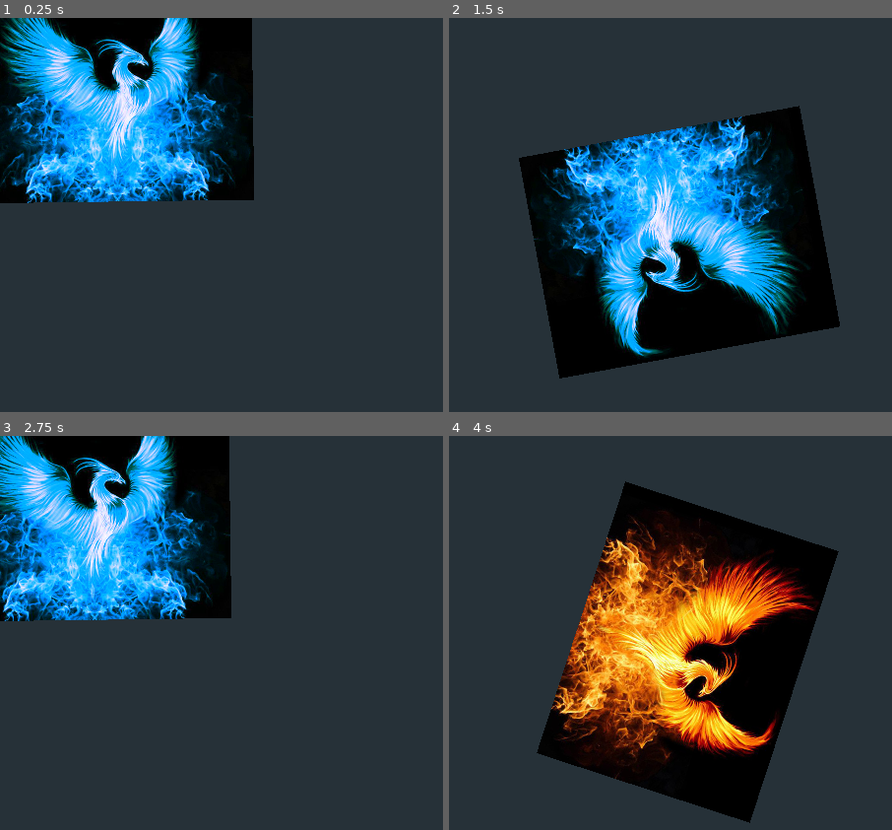
Above: before the commit, frames 1-4 (two rows, left to right).
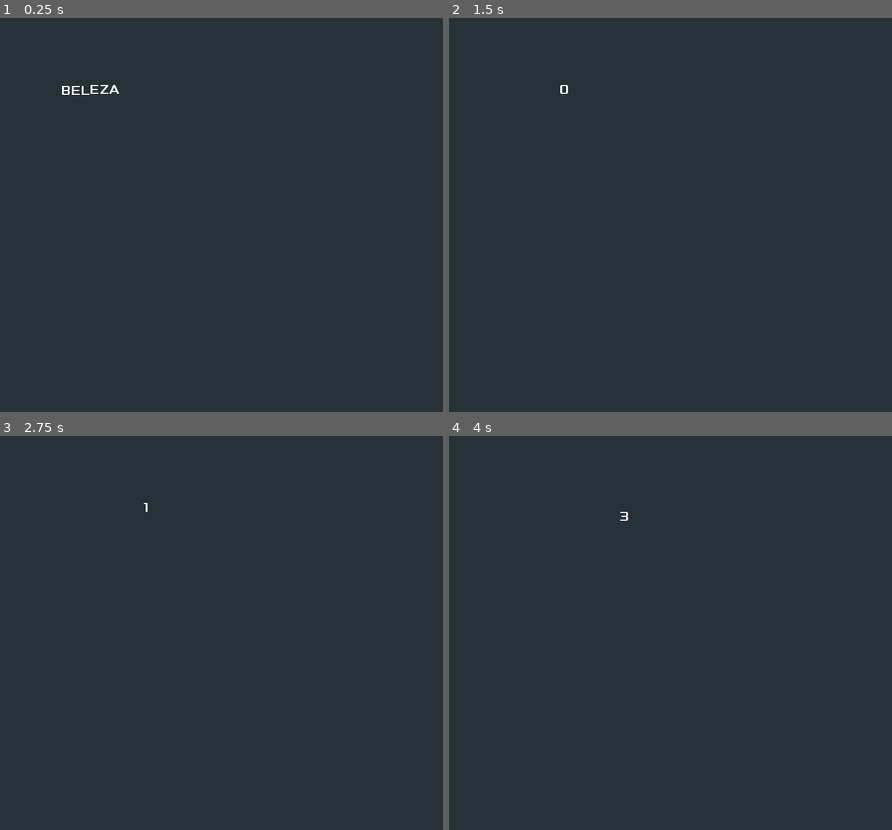
Above: after the commit, the same moments.

Repository: MateusdosAnjos/MAC0499
Game: Godot game, scene res://Sandbox/PathFollow.tscn
Same seed, same stepped clock (60 frames per second), same inputs: the game is played once before the commit and once after it. This scene is started directly instead of the project's main scene.
Inputs (mouse positions are in pixels of both pictures, inside the frame that each line leads up to):
- Up to frame 1 (0.25 s): no input
- Up to frame 2 (1.5 s): move the mouse to (outside the picture) at 0.52 s; hold Right (ui_right) 0.53-1.28 s; click (outside the picture) at 0.6 s; move the mouse to (683, 234) at 1.27 s; hold Down (ui_down) from 1.28 s (still down); click (683, 234) at 1.35 s
- Up to frame 3 (2.75 s): move the mouse to (outside the picture) at 2.02 s; release Down (ui_down) at 2.03 s; hold Right (ui_right) from 2.03 s (still down); click (outside the picture) at 2.1 s
- Up to frame 4 (4 s): move the mouse to (803, 711) at 2.77 s; release Right (ui_right) at 2.78 s; hold Up (ui_up) 2.78-3.53 s; click (803, 711) at 2.85 s; move the mouse to (outside the picture) at 3.52 s; hold Left (ui_left) from 3.53 s (still down); click (outside the picture) at 3.6 s

The runs differ from the first frame. In frame 1, 27% of the frame differs, in the area x 0-58%, y 0-47%; in frame 2, 37%, in the area x 15-89%, y 17-92%; in frame 3, 24%; in frame 4, 37%.

Commit message:
Feito um objeto andante e mutável
Signed-off-by: MateusdosAnjos <mateus.a.anjos@gmail.com>

Diff:
--- a/Phoenix Rising/Sandbox/PathFollow.tscn
+++ b/Phoenix Rising/Sandbox/PathFollow.tscn
@@ -1,12 +1,16 @@
-[gd_scene load_steps=4 format=2]
+[gd_scene load_steps=5 format=2]
 
-[ext_resource path="res://Acessorios/art/phoenix_direita.png" type="Texture" id=1]
+[ext_resource path="res://Acessorios/fonts/Xolonium-Regular.ttf" type="DynamicFontData" id=1]
 [ext_resource path="res://Sprite.gd" type="Script" id=2]
 
 [sub_resource type="Curve2D" id=1]
 _data = {
 "points": PoolVector2Array( 0, 0, 0, 0, 126.408, 149.442, 0, 0, 0, 0, 334.311, 146.706, 0, 0, 0, 0, 435.528, 247.922, 0, 0, 0, 0, 613.34, 395.643, 0, 0, 0, 0, 566.835, 537.893, 0, 0, 0, 0, 345.254, 578.926, 0, 0, 0, 0, 194.797, 414.792, 0, 0, 0, 0, 74.4322, 453.09 )
 }
+
+[sub_resource type="DynamicFont" id=2]
+size = 32
+font_data = ExtResource( 1 )
 
 [node name="Node2D" type="Node2D"]
 
@@ -16,13 +20,17 @@
 [node name="PathFollow2D" type="PathFollow2D" parent="Path2D"]
 position = Vector2( 126.408, 149.442 )
 rotation = -0.0131649
+rotate = false
 
-[node name="Sprite" type="Sprite" parent="Path2D/PathFollow2D"]
-position = Vector2( 5.47115, 19.149 )
-texture = ExtResource( 1 )
+[node name="Sprite" type="Label" parent="Path2D/PathFollow2D"]
+margin_right = 100.0
+margin_bottom = 40.0
+custom_fonts/font = SubResource( 2 )
+text = "BELEZA"
+align = 1
+valign = 1
 script = ExtResource( 2 )
 
 [node name="Timer" type="Timer" parent="."]
-wait_time = 0.2
 autostart = true
 [connection signal="timeout" from="Timer" to="Path2D/PathFollow2D/Sprite" method="_on_Timer_timeout"]
--- a/Phoenix Rising/Sprite.gd
+++ b/Phoenix Rising/Sprite.gd
@@ -1,7 +1,4 @@
-extends Sprite
-
-onready var texture1 = preload("res://Acessorios/art/BluePhoenixLogo.png")
-onready var texture2 = preload("res://Acessorios/art/PhoenixLogo.png")
+extends Label
 
 var i = 0
 
@@ -9,12 +6,9 @@
     set_physics_process(true)
 
 func _physics_process(delta):
-    get_parent().set_offset(get_parent().get_offset() + (500*delta))
+    get_parent().set_offset(get_parent().get_offset() + (60*delta))
 
 
 func _on_Timer_timeout():
-    if i%2 == 0:
-        self.texture = texture1
-    else:
-        self.texture = texture2
-    i += 1
+    self.text = str(i)
+    i = i + 1
